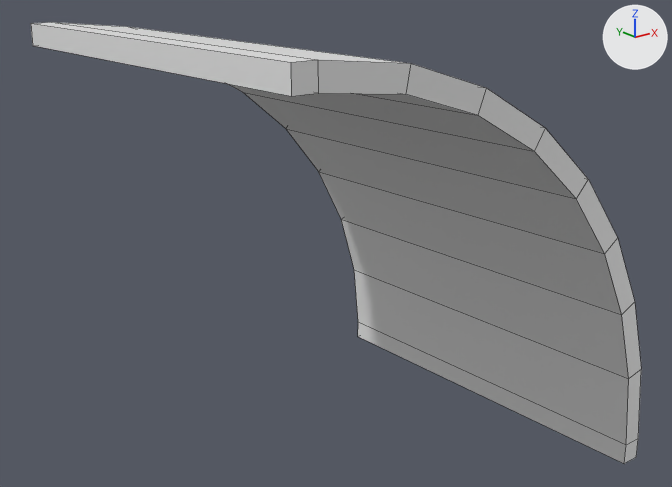
The FBX model Resources/ArtSharing/LeoArt/MapStuff/RONGWROOF.fbx as it was, and as the next commit left it.
The view is the same before and after, from a 50 mm lens placed at (-13.12, -16.21, 11.54), pointed at (0.01, 0.2, 4.97). The lights are fixed; the arrows at upper right show +X, +Y and +Z. The first picture is the older version. Mesh edges are drawn as thin lines. Where no turn or scale is listed for an object, it has been applied to the vertices.

Names of what the first picture shows: 'RoundRoof'.
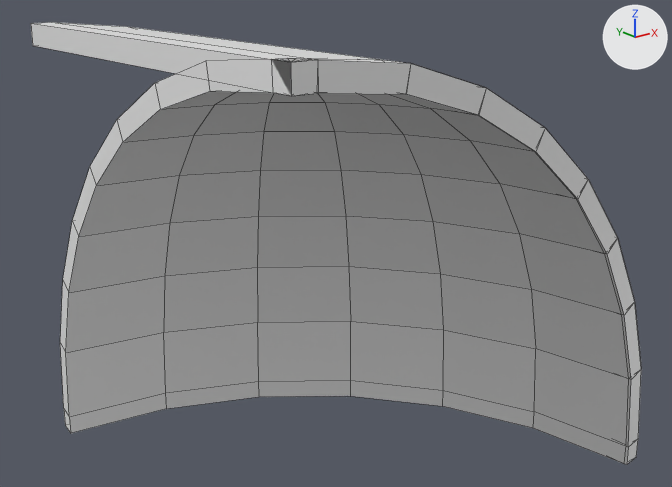
Edits to the bpy script that builds the scene:
```text
Add me_sphere_002:
    me_sphere_002.from_pydata(...)  # 142 vertices, 146 faces; spans x -5.07..5.25, y -5.07..5.25, z -0.25..10.0
Add ob_roundroofend:
    ob_roundroofend = bpy.data.objects.new('RoundRoofEnd', me_sphere_002)
    ob_roundroofend.location = (0.0, 0.0, 0.0)
```

Location of each change, (x1, y1, x2, y2) in pixels of the pictures (672 x 487 px):
'RoundRoofEnd', added: after (60, 58, 641, 465)
'RoundRoof', unchanged, covered by the edit: before (31, 22, 641, 464); after (31, 22, 404, 93)
